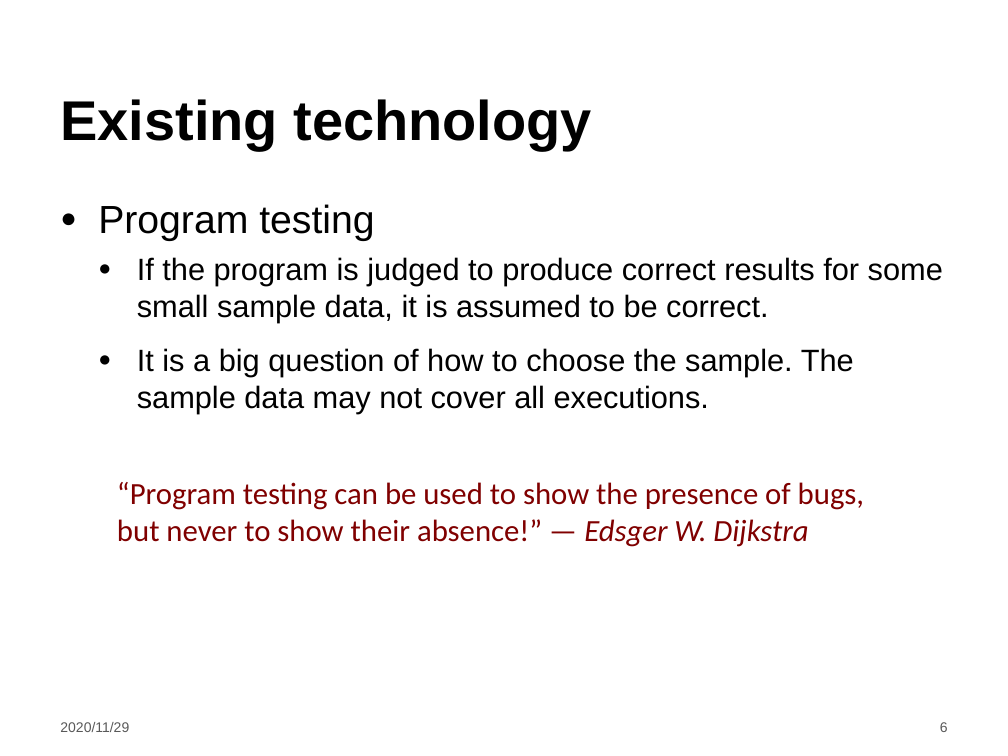
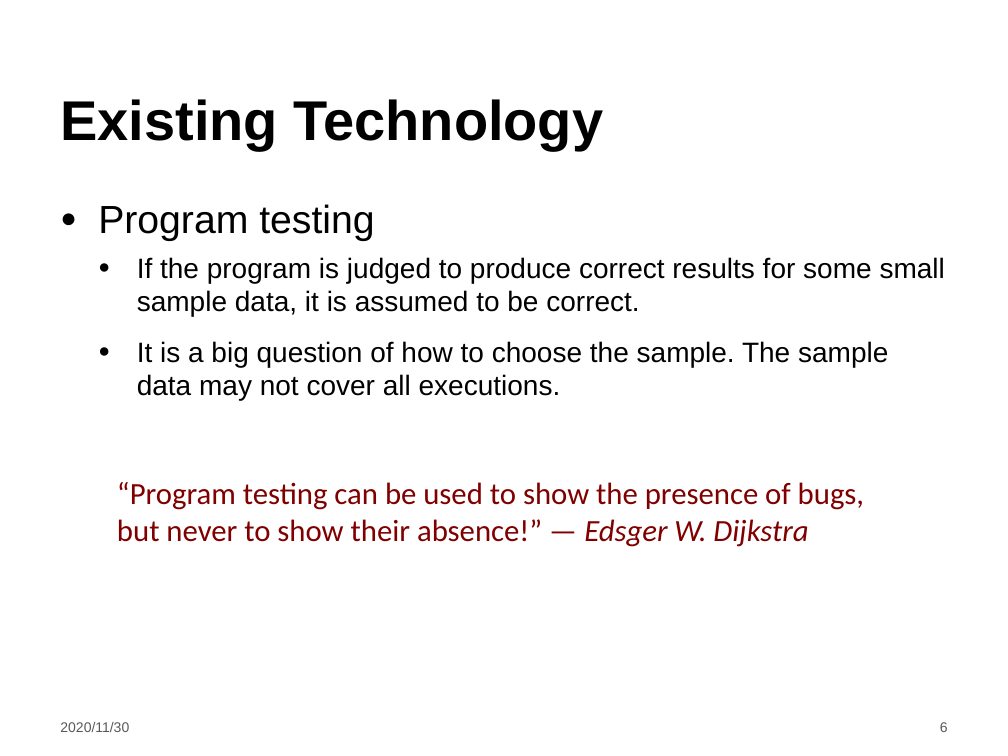
Before and after one commit to LintianShi/Research-Proposal, a slide deck: slide 6 of Symbolic_execution.pptx. Drawn at 1008x756 pixels with LibreOffice and Linux fonts; fonts in the diff are those of the drawing; background and template pictures are left out. Boxes give left, top, right and bottom in pixels: in the first picture for what was removed or moved away, otherwise in the second. Text is boxed around its words. In the diff, an @@ line names an element or a change of style, - is before the commit and + after.

Commit message:
symbolic execution

```diff
--- a/Symbolic_execution.pptx
+++ b/Symbolic_execution.pptx
@@ title at [60, 99, 604, 149]: text changed @@
-Existing technology
+Existing Technology
@@ text at [137, 257, 945, 400]: size 22 to 20 pt @@
@@ text at [60, 722, 129, 732]: text changed @@
-2020/11/29
+2020/11/30
```
Also in this commit, not shown: 11 other slides changed, 5 slides added, 4 slides removed.
